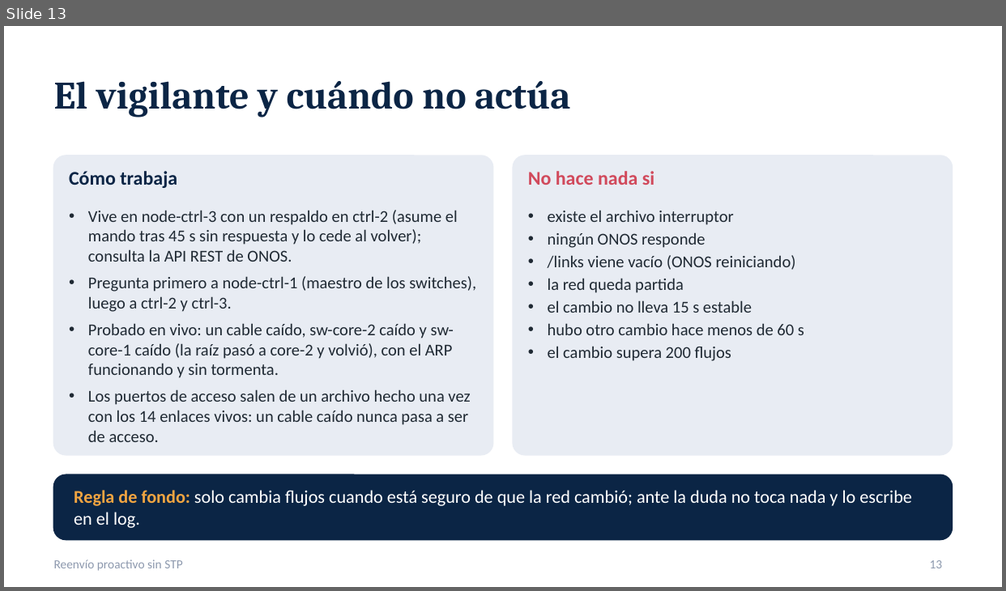
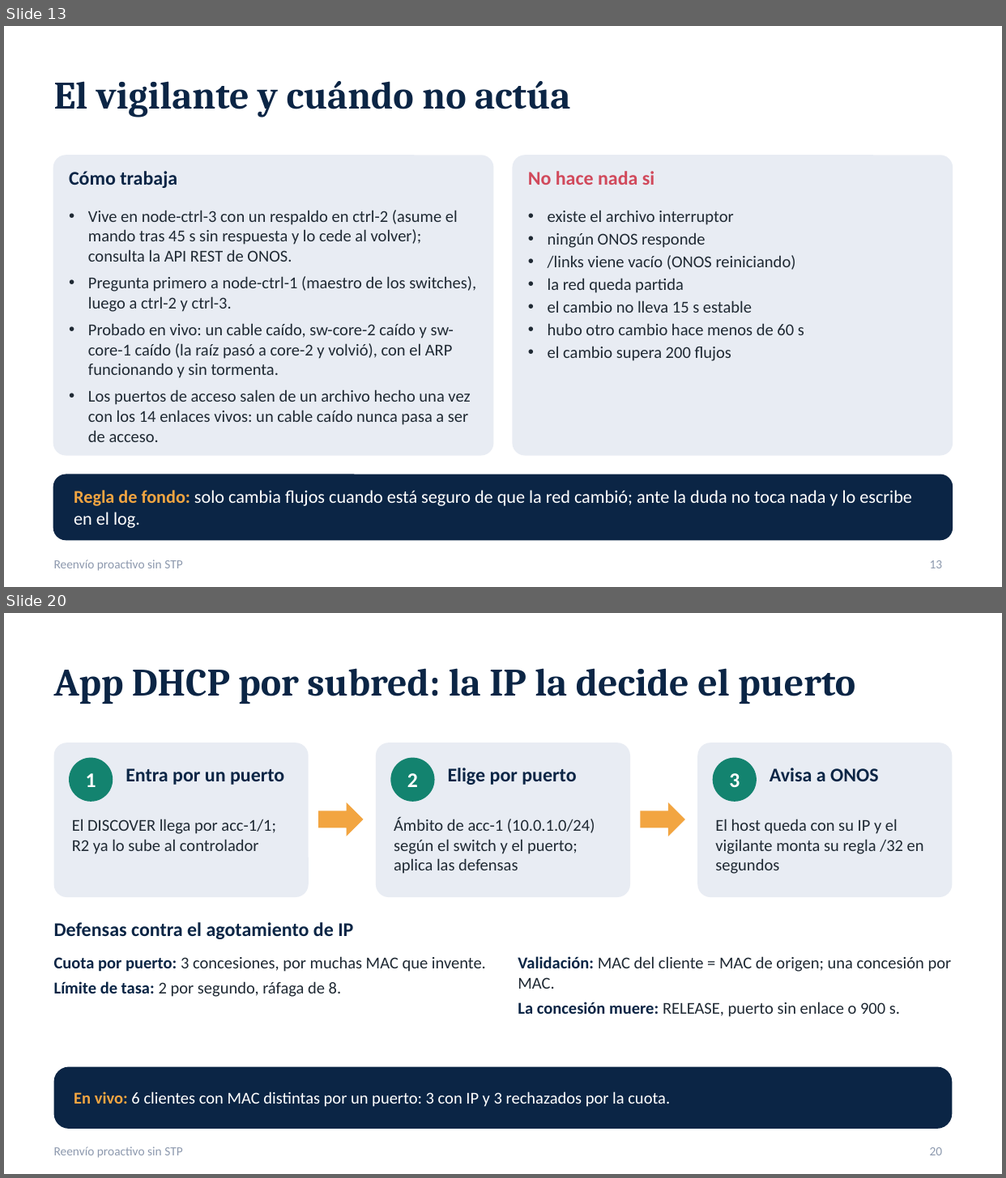
Before and after one commit to SergioAnderson123/proyecto-sdn, a slide deck: docs/Reenvio_proactivo_sin_STP.pptx. Shown one above the other, each under a label of ours: slide 13 before the commit, slides 13 and 20 after it; the slides between them are not shown. The pictures are 1006x591 and 1006x1178 pixels, drawn with LibreOffice and Linux fonts; fonts in the diff are those of the drawing. Boxes give left, top, right and bottom in pixels: in the first picture for what was removed or moved away, otherwise in the second. Text is boxed around its words. In the diff, an @@ line names an element or a change of style, - is before the commit and + after.

Commit message:
presentacion: capa 3 por subredes (motivo: escalabilidad, frente a los intents, flujos de la tabla 60, apps Gateway ARP y DHCP por subred, vigilante en capa 3 y resultados en vivo); portada, comparacion con intents y cierre actualizados

```diff
--- a/docs/Reenvio_proactivo_sin_STP.pptx
+++ b/docs/Reenvio_proactivo_sin_STP.pptx
@@ slide 20 added at (4, 613, 1002, 1174), background #FFFFFF; not listed: 1 template element that a slide beside it also shows @@
@@ title added at (54, 668, 855, 704), 28 pt, text #0B2545, bold @@
+App DHCP por subred: la IP la decide el puerto
@@ rounded rectangle added at (54, 743, 309, 897), fill #E8ECF3 @@
@@ ellipse added at (69, 758, 113, 802), fill #13836F, 15 pt, text #FFFFFF, bold @@
+1
@@ rounded rectangle added at (375, 743, 629, 897), fill #E8ECF3 @@
@@ ellipse added at (390, 758, 434, 802), fill #13836F, 15 pt, text #FFFFFF, bold @@
+2
@@ rounded rectangle added at (697, 743, 952, 897), fill #E8ECF3 @@
@@ ellipse added at (713, 758, 756, 802), fill #13836F, 15 pt, text #FFFFFF, bold @@
+3
@@ text added at (126, 769, 284, 785), 14 pt, text #0B2545, bold @@
+Entra por un puerto
@@ text added at (448, 768, 576, 785), 14 pt, text #0B2545, bold @@
+Elige por puerto
@@ text added at (769, 768, 879, 781), 14 pt, text #0B2545, bold @@
+Avisa a ONOS
@@ right arrow added at (318, 803, 364, 837), fill #F2A541 @@
@@ right arrow added at (640, 803, 684, 837), fill #F2A541 @@
@@ text added at (72, 819, 276, 854), 12 pt, text #1F2933 @@
+El DISCOVER llega por acc-1/1; R2 ya lo sube al controlador
@@ text added at (394, 817, 595, 874), 12 pt, text #1F2933 @@
+Ámbito de acc-1 (10.0.1.0/24) según el switch y el puerto; aplica las defensas
@@ text added at (715, 819, 924, 874), 12 pt, text #1F2933 @@
+El host queda con su IP y el vigilante monta su regla /32 en segundos
@@ text added at (54, 922, 353, 939), 14 pt, text #0B2545, bold @@
+Defensas contra el agotamiento de IP
@@ text added at (54, 956, 486, 997), 12 pt, text #1F2933 @@
+Cuota por puerto: 3 concesiones, por muchas MAC que invente.
+Límite de tasa: 2 por segundo, ráfaga de 8.
@@ text added at (518, 956, 952, 1017), 12 pt, text #1F2933 @@
+Validación: MAC del cliente = MAC de origen; una concesión por MAC.
+La concesión muere: RELEASE, puerto sin enlace o 900 s.
@@ rounded rectangle added at (54, 1067, 952, 1129), fill #0B2545 @@
@@ text added at (74, 1092, 670, 1107), 12 pt, text #FFFFFF @@
+En vivo: 6 clientes con MAC distintas por un puerto: 3 con IP y 3 rechazados por la cuota.
@@ page number added at (930, 1148, 943, 1156), 9 pt, text #8D99AE @@
+20
```
Also in this commit, not shown: 3 slides changed, 7 other slides added.
